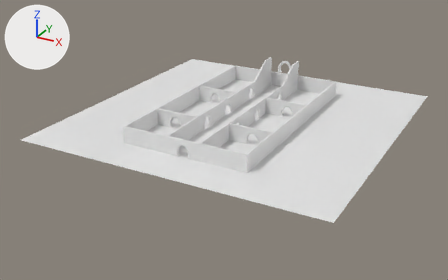
A saved change to the FBX model Assets/Resources/Mesh/Levels/Level1.fbx.
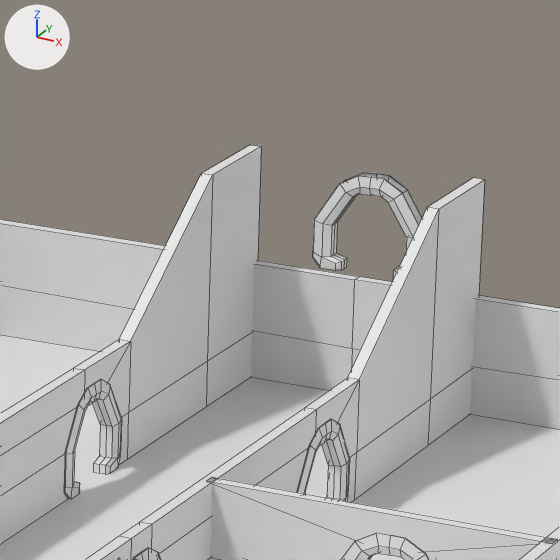
Each version is shown whole from a 50 mm lens placed at (64.6, -126.4, 55.9), pointed at (-2.0, -5.4, -4.7), then close up on the part from 54% to 69% of the width and 14% to 38% of the height. Arrows for +X, +Y and +Z are at upper left; the lights stay in place. The close-ups show mesh edges as thin lines. Where no turn or scale is listed for an object, it has been applied to the vertices.

The scene before the commit, as lines of its bpy script (objects in view):
```python
me_cube_041 = bpy.data.meshes.new('Cube.041')
me_cube_041.from_pydata(...)  # 232 vertices, 126 faces; spans x -15.0..15.0, y -27.0..24.9, z -2.0..6.0
me_cube_055 = bpy.data.meshes.new('Cube.055')
me_cube_055.from_pydata(...)  # 52 vertices, 46 faces; spans x -15.2..15.2, y -0.8..51.4, z 0.0..4.0
me_plane_001 = bpy.data.meshes.new('Plane.001')
me_plane_001.from_pydata([(-36.7, -36.7, 0.0), (36.7, -36.7, 0.0), (-36.7, 36.7, 0.0), (36.7, 36.7, 0.0)], [], [(0, 1, 3, 2)])
ob_level1_paredesexteriores = bpy.data.objects.new('Level1-ParedesExteriores', me_cube_055)
ob_level1_paredesexteriores.location = (-0.13, -26.12, 0.0)
ob_level1_paredesinteriores = bpy.data.objects.new('Level1-ParedesInteriores', me_cube_041)
ob_level1_paredesinteriores.location = (0.0, 0.26, 1.96)
ob_level1_suelo = bpy.data.objects.new('Level1-Suelo', me_plane_001)
ob_level1_suelo.location = (0.0, 0.0, 0.0)
# also in view: 'Level1-Puertas-Marcos' at (0.0, -0.4, 3.7)
```
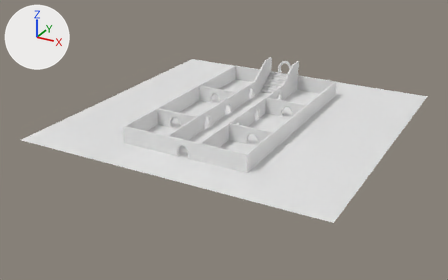
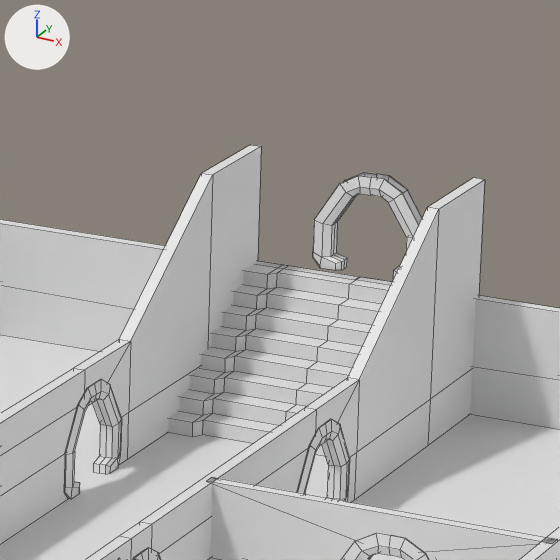
Boxes [x1, y1, x2, y2] around the edits, measured in the close-ups (560 x 560 px):
'level1-Escaleras', added
    after: [168, 262, 392, 457]

Diff of the bpy script that builds the scene:
```diff
--- a/Assets/Resources/Mesh/Levels/Level1.fbx.py
+++ b/Assets/Resources/Mesh/Levels/Level1.fbx.py
@@ me_cube_042 @@
+me_cube_042.from_pydata(...)  # 135 vertices, 112 faces; spans x -4.0..4.0, y -0.4..6.41, z 0.0..4.0
@@ ob_level1_escaleras @@
+ob_level1_escaleras = bpy.data.objects.new('level1-Escaleras', me_cube_042)
+ob_level1_escaleras.location = (-0.09, 18.88, 0.0)
```
